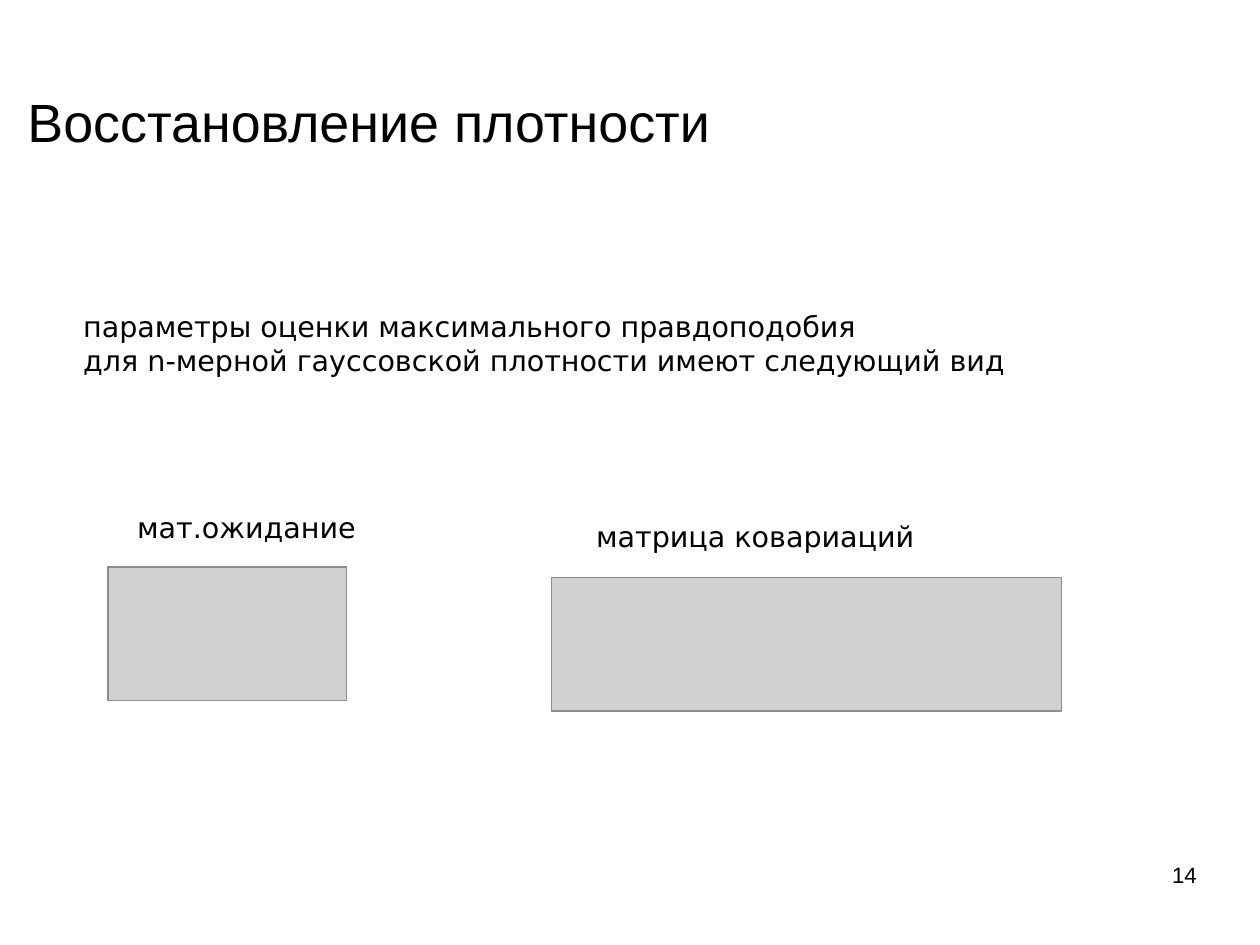
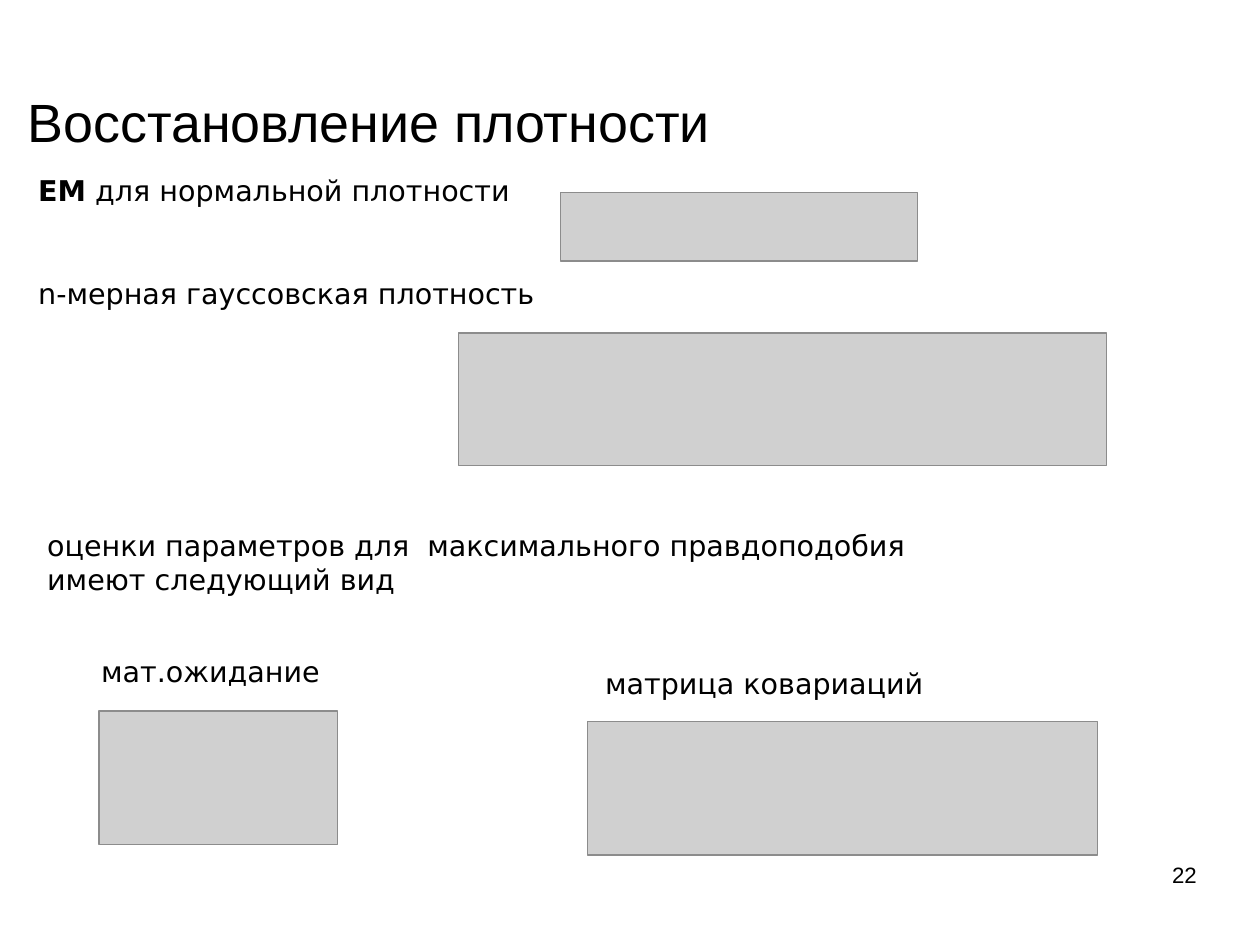
Before and after one commit to mechanoid5/ml_lectorium_legacy, a slide deck: slide 22 of 05-em.odp (slide 14 before the commit). Drawn at 1260x945 pixels with LibreOffice and Linux fonts; fonts in the diff are those of the drawing; grey boxes stand for pictures; background and template pictures are left out. Boxes give left, top, right and bottom in pixels: in the first picture for what was removed or moved away, otherwise in the second. Text is boxed around its words. In the diff, an @@ line names an element or a change of style, - is before the commit and + after.

```diff
--- a/05-em.odp
+++ b/05-em.odp
@@ text added at (38,179,510,207), 18 pt, text #000000 @@
+EM для нормальной плотности
@@ picture added at (561,193,919,262) @@
@@ text added at (38,288,534,310), 18 pt, text #000000 @@
+n-мерная гауссовская плотность
@@ picture added at (458,333,1107,465) @@
@@ text at (47,534,905,596): text changed @@
-параметры оценки максимального правдоподобия
-для n-мерной гауссовской плотности имеют следующий вид
+оценки параметров для максимального правдоподобия
+имеют следующий вид
@@ text "мат.ожидание": place and size @@
-text "мат.ожидание" at (137,522,355,542)
+text "мат.ожидание" at (101,666,319,686)
@@ text "матрица ковариаций": place and size @@
-text "матрица ковариаций" at (596,525,914,553)
+text "матрица ковариаций" at (605,672,923,700)
@@ picture: place and size @@
-picture at (107,567,345,701)
+picture at (99,711,337,845)
@@ picture: place and size @@
-picture at (552,577,1063,711)
+picture at (588,721,1099,855)
@@ page number at (1172,867,1197,883): text changed @@
-14
+22
```
Also in this commit, not shown: 5 other slides changed, 8 slides added, 1 slide removed, 2 other files.
